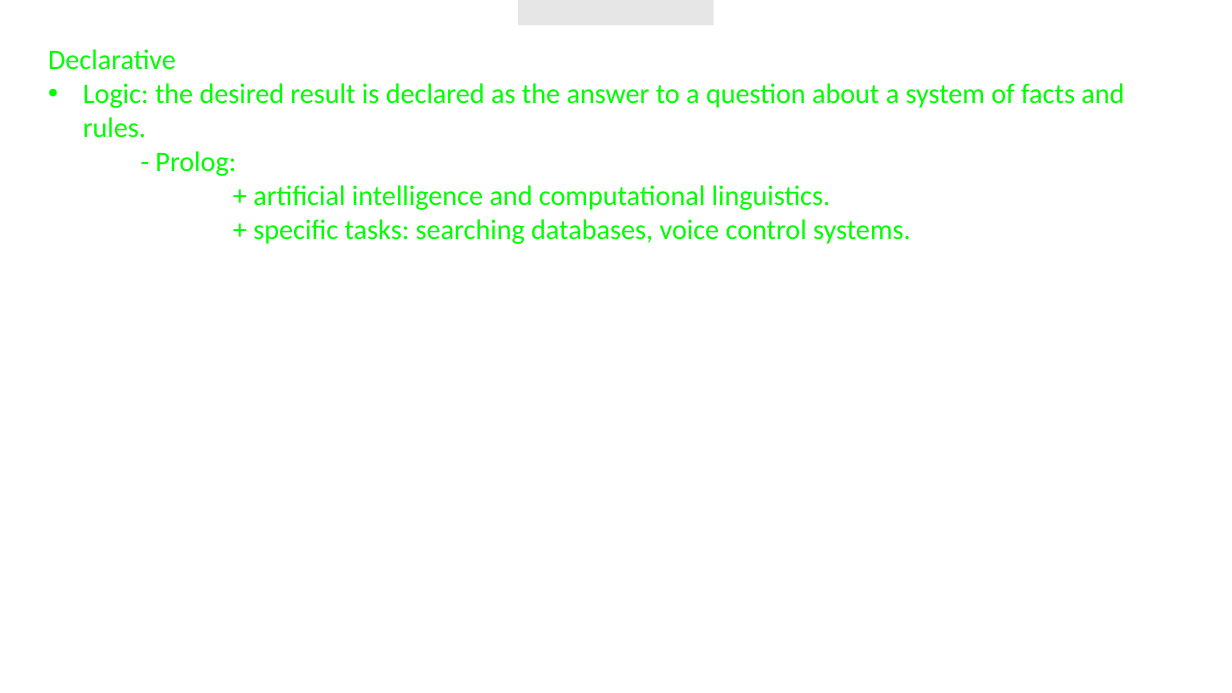
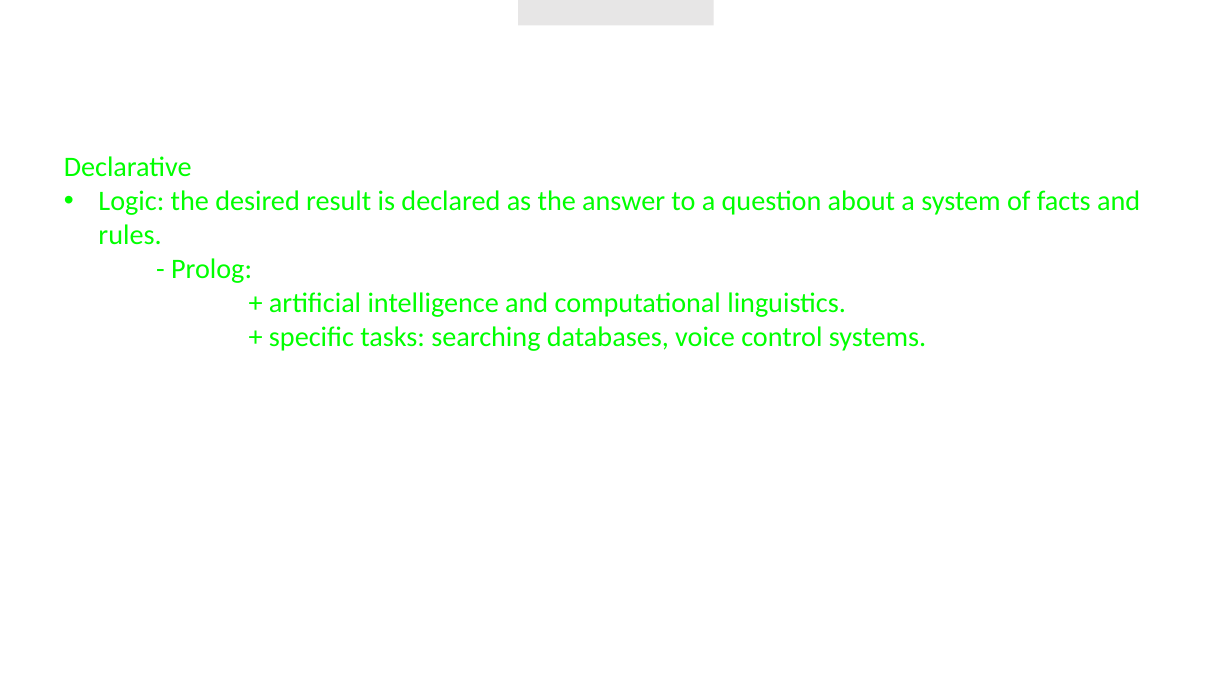
Before and after one commit to JustCodeandChill/Objective-C-presentation, a slide deck: slide 64 of OBJECTIVE-C.pptx. Drawn at 1232x693 pixels with LibreOffice and Linux fonts; fonts in the diff are those of the drawing; background and template pictures are left out. Boxes give left, top, right and bottom in pixels: in the first picture for what was removed or moved away, otherwise in the second. Text is boxed around its words. In the diff, an @@ line names an element or a change of style, - is before the commit and + after.

```diff
--- a/OBJECTIVE-C.pptx
+++ b/OBJECTIVE-C.pptx
@@ text "Declarative": place and size @@
-text "Declarative" at [48,49,1124,244]
+text "Declarative" at [64,156,1140,351]
```
Also in this commit, not shown: 1 other slide changed.
